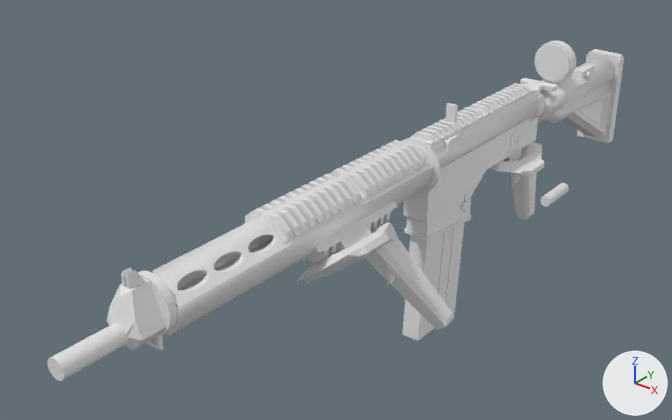
Renders of the FBX model God-Circuit/Assets/Models/Weapons/baseAR.fbx from each side of a commit.
The view is the same before and after, from a 50 mm lens placed at (24.3, -50.1, 30.2), pointed at (-3.7, -15.0, 8.5). Every picture has the same lights, and +X, +Y and +Z are marked at lower right. Where no turn or scale is listed for an object, it has been applied to the vertices. Vertices at the same position are counted once.

Objects in the first picture: 'Barrel', 'ButtStock', 'ChargineHandle', 'FrontSights', 'HadnGuard', 'Mag', 'Picatinny', 'Picatinny.002', 'Picatinny.003', 'Picatinny.004', 'Picatinny.005', 'Picatinny.007', 'ReadGas', 'TriggerGuard.001', 'TriggerGuard.002', 'UnderGrab', 'UpperReciever'.
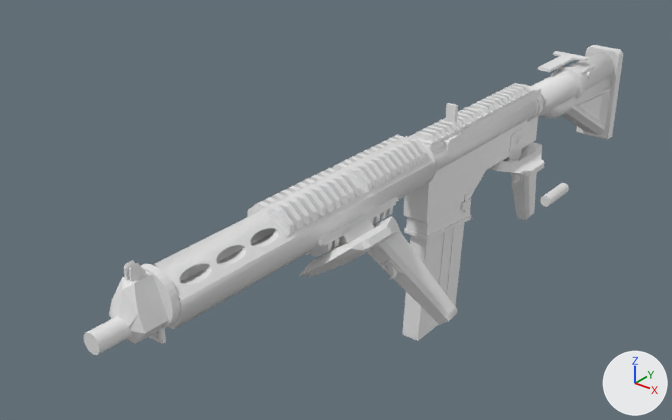
Where the newer file only moved an object's origin or applied its transform, the numbers keep the older frame.

Changed parts and their boxes (x1, y1, x2, y2) in the pictures (672 x 420 px):
```json
{"object": "HadnGuard", "change": "moved", "before": [151, 140, 433, 336], "after": [153, 134, 435, 330]}
{"object": "TriggerGuard.002", "change": "moved", "before": [297, 222, 454, 330], "after": [299, 217, 457, 325]}
{"object": "ButtStock", "change": "moved", "before": [538, 49, 624, 144], "after": [532, 45, 623, 140]}
{"object": "FrontSights", "change": "moved", "before": [107, 268, 177, 351], "after": [109, 260, 180, 344]}
{"object": "Picatinny.003", "change": "moved", "before": [264, 177, 362, 243], "after": [267, 171, 365, 237]}
{"object": "Barrel", "change": "moved, rescaled", "before": [47, 238, 273, 381], "after": [83, 232, 275, 355], "on screen": "15% narrower, 14% shorter"}
{"object": "Picatinny.007", "change": "moved", "before": [345, 143, 428, 200], "after": [348, 137, 430, 194]}
{"object": "ReadGas", "change": "mesh rescaled", "before": [535, 40, 576, 83], "after": [551, 67, 585, 99]}
{"object": "Picatinny.002", "change": "moved", "before": [303, 209, 393, 263], "after": [306, 203, 396, 257]}
{"object": "Picatinny.004", "change": "moved", "before": [245, 174, 338, 223], "after": [247, 168, 341, 217]}
{"object": "UnderGrab", "change": "moved", "before": [303, 201, 398, 260], "after": [309, 196, 399, 252]}
{"object": "Picatinny.005", "change": "moved", "before": [329, 140, 406, 176], "after": [332, 135, 407, 170]}
{"object": "ChargineHandle", "change": "mesh rescaled", "before": [520, 78, 558, 92], "after": [538, 51, 588, 72]}
```

Edits to the scene script, one JSON object a line:
```json
{"block": "me_cube_022", "where": "me_cube_022.from_pydata(...)  # 632 vertices, 560 faces; spans x -1.86..0.52, y -7.73..-3.66, z -0.38..-0.14"}
{"block": "me_cube_022", "where": "# used by ob_charginehandle; location = (-1.12, 4.83, 12.47); rotation_euler = (-3.142, 0.0, 0.0), in degrees (-180, 0, 0); scale = (-1.0, -1.0, -1.44)"}
{"block": "me_cube_022", "change": "me_cube_022 part 2: the whole mesh is scaled about its middle by (1, 1, 0.564), then moved by (0.67, 5.69, 0.26)"}
{"block": "me_cube_005", "where": "me_cube_005.from_pydata(...)  # 192 vertices, 162 faces; spans x -1.3..1.3, y 1.66..2.44, z -2.5..0.1"}
{"block": "me_cube_005", "where": "# used by ob_readgas; location = (-0.42, 4.83, 11.9); scale = (-1.0, -1.0, -1.0)"}
{"block": "me_cube_005", "change": "me_cube_005 part 1: the whole mesh is scaled about its middle by 0.891, then moved by (0.0, -2.05, 2.04)"}
{"op": "set", "path": "ob_frontsights.location", "old": "(-0.61, -31.18, 11.55)", "new": "(-0.51, -31.11, 11.85)"}
{"op": "set", "path": "ob_picatinny_005.location", "old": "(-1.44, -15.7, 12.21)", "new": "(-1.34, -15.72, 12.51)"}
{"op": "set", "path": "ob_buttstock.location", "old": "(-0.45, 5.73, 8.67)", "new": "(-0.43, 5.46, 9.05)"}
{"op": "set", "path": "ob_picatinny_002.location", "old": "(0.69, -19.18, 9.72)", "new": "(0.79, -19.11, 10.03)"}
{"op": "set", "path": "ob_barrel.location", "old": "(-0.59, -15.21, 10.71)", "new": "(-0.49, -15.14, 11.02)"}
{"op": "set", "path": "ob_barrel.scale", "old": "(-1.0, -1.0, -1.0)", "new": "(-1.0, -1.0, -0.925)"}
{"op": "set", "path": "ob_triggerguard_002.location", "old": "(2.02, -18.18, 8.15)", "new": "(2.12, -18.1, 8.46)"}
{"op": "set", "path": "ob_picatinny_003.location", "old": "(0.2, -21.33, 12.25)", "new": "(0.3, -21.26, 12.56)"}
{"op": "set", "path": "ob_hadnguard.location", "old": "(-0.57, -21.53, 11.27)", "new": "(-0.48, -21.45, 11.58)"}
{"op": "set", "path": "ob_undergrab.location", "old": "(0.26, -19.02, 10.33)", "new": "(0.28, -18.95, 10.63)"}
{"op": "set", "path": "ob_picatinny_007.location", "old": "(0.2, -15.75, 12.25)", "new": "(0.3, -15.77, 12.56)"}
{"op": "set", "path": "ob_picatinny_004.location", "old": "(-1.44, -21.28, 12.21)", "new": "(-1.34, -21.21, 12.51)"}
```
